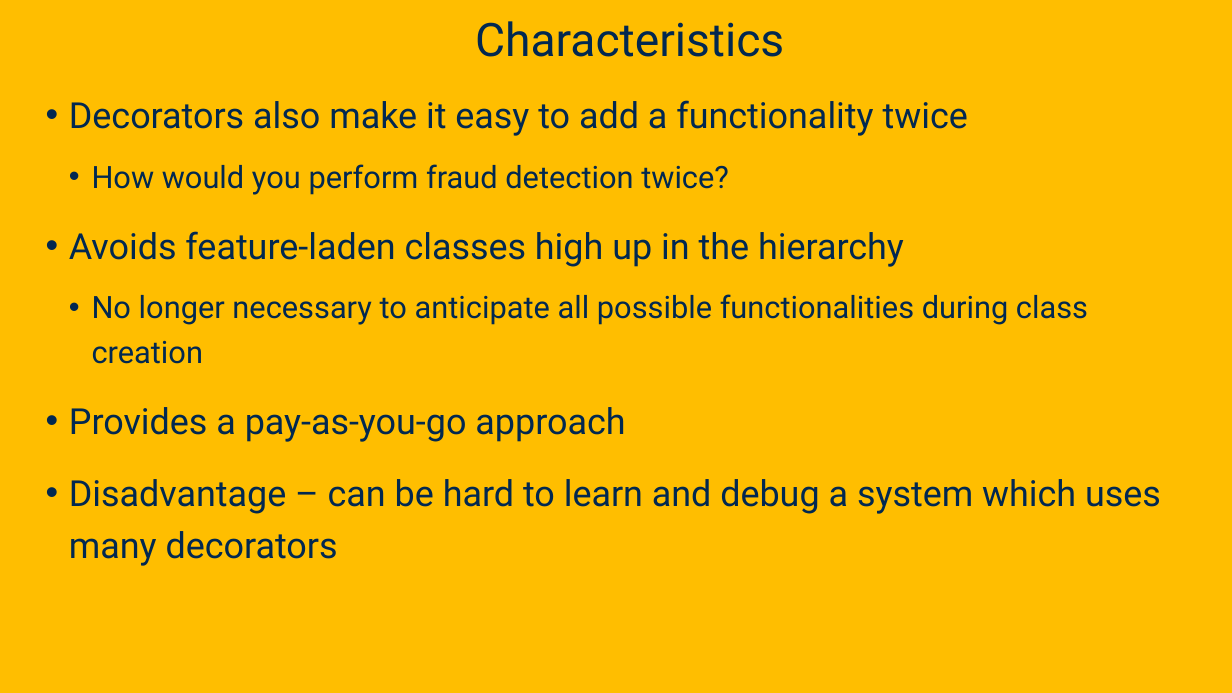
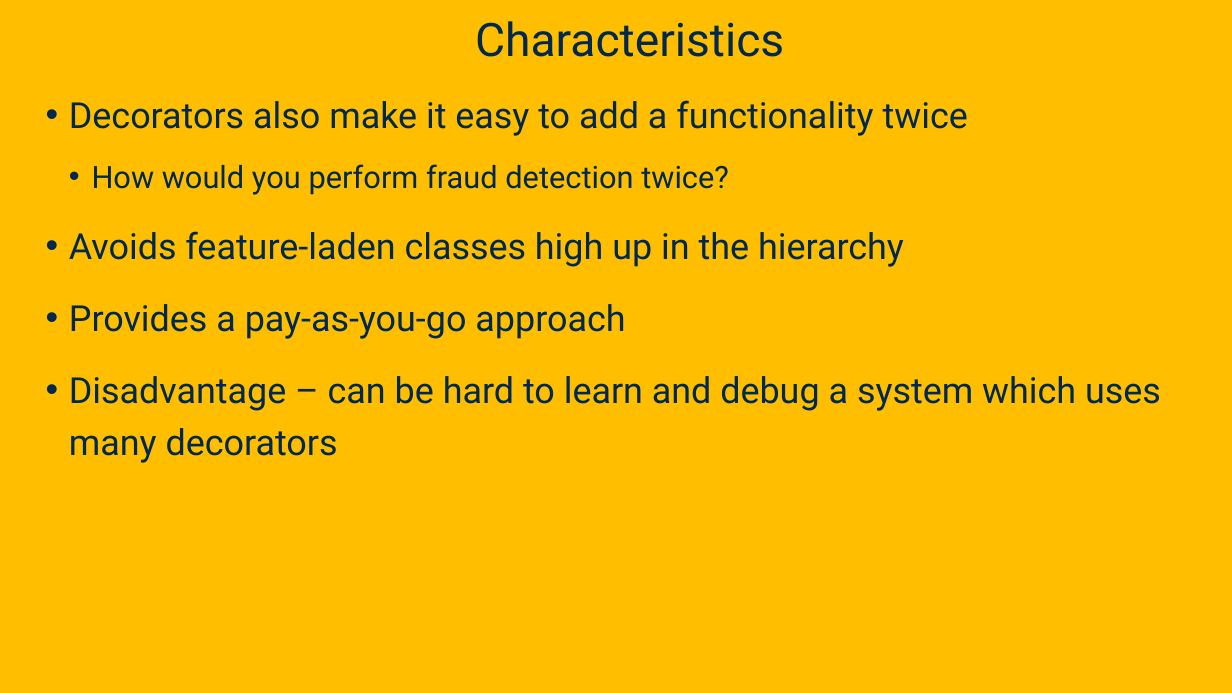
Before and after one commit to davsec-teaching/ecs160-f25, a slide deck: slide 87 of slides/8_design_patterns.pptx (slide 85 before the commit). Drawn at 1232x693 pixels with LibreOffice and Linux fonts; fonts in the diff are those of the drawing; background and template pictures are left out. Boxes give left, top, right and bottom in pixels: in the first picture for what was removed or moved away, otherwise in the second. Text is boxed around its words. In the diff, an @@ line names an element or a change of style, - is before the commit and + after.

```diff
--- a/slides/8_design_patterns.pptx
+++ b/slides/8_design_patterns.pptx
@@ text at (92, 294, 1088, 364): paragraph removed @@
-  • No longer necessary to anticipate all possible functionalities during class creation
```
Also in this commit, not shown: 11 other slides changed, 2 slides added, 1 slide removed.
